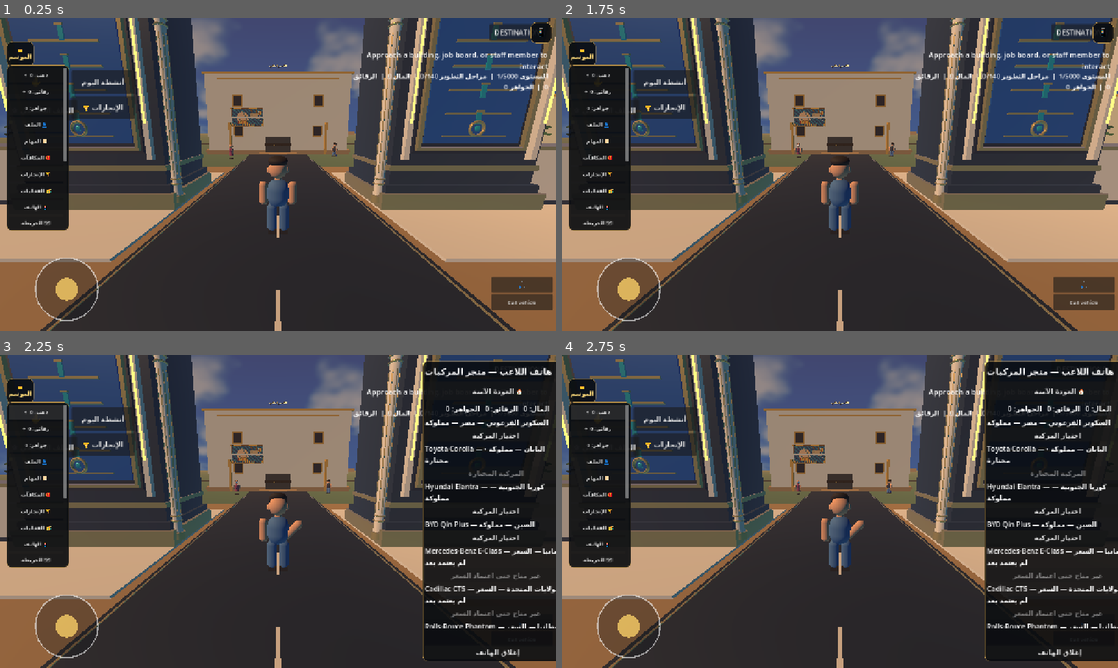
Above: before the commit, frames 1-4 (two rows, left to right).
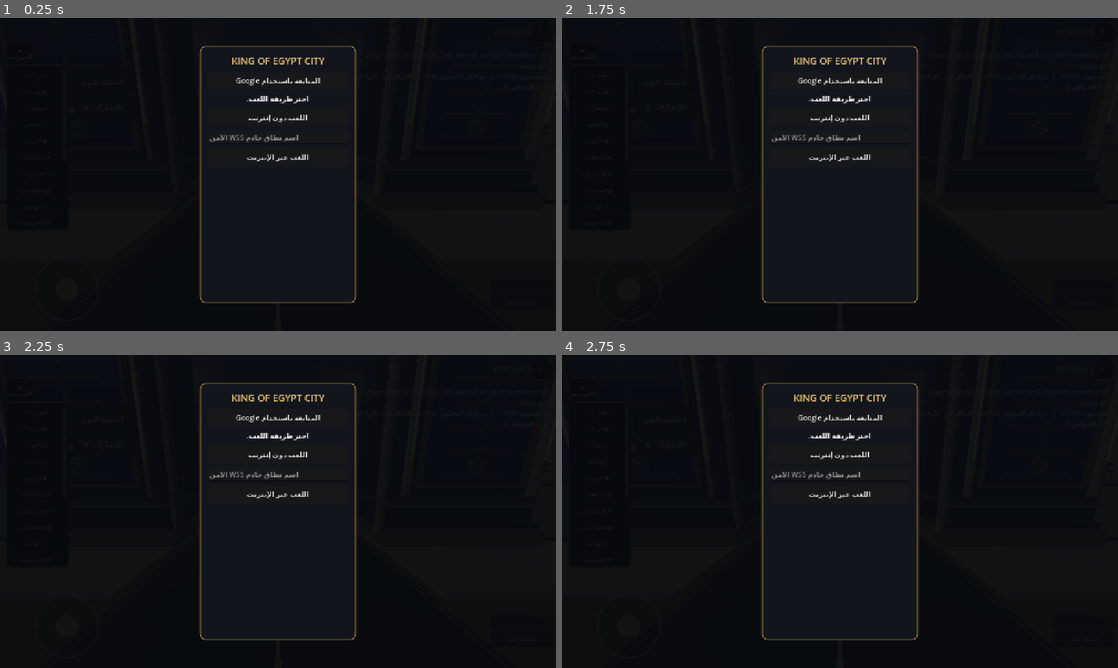
Above: after the commit, the same moments.

Repository: gamalalaraby1988-dotcom/King-Egypt-
Game: Godot game, scene res://scenes/main.tscn
The game is run twice, just before and just after one commit, with the same random seed, the same clock (stepped at 60 frames per second) and the same inputs.
Inputs (mouse positions are in pixels of both pictures, inside the frame that each line leads up to):
- Up to frame 1 (0.25 s): no input
- Up to frame 2 (1.75 s): click "👑 الموسم" at 0.5 s; click (923, 71) at 1.25 s, where only the run before the commit has a clickable "✕"
- Up to frame 3 (2.25 s): click "ذهب: 0 +" at 2 s
- Up to frame 4 (2.75 s): no input

The runs differ from the first frame. In frame 1, 92% of the frame differs, in the area x 0-100%, y 0-100%; in frame 2, 92%; in frame 3, 73%; in frame 4, 73%.
Error before the commit: Parse Error: Too many arguments for "get_setting_with_override()" call. Expected at most 1 but received 2. (res://scripts/player_account_auth_client.gd:185)

Commit message:
Fix Godot ProjectSettings override API usage

Diff:
--- a/scripts/player_account_auth_client.gd
+++ b/scripts/player_account_auth_client.gd
@@ -182,13 +182,13 @@
 	_pending_code_verifier = ""
 
 func _redirect_uri() -> String:
-	return str(ProjectSettings.get_setting_with_override(REDIRECT_URI_SETTING, "")).strip_edges()
+	return str(ProjectSettings.get_setting_with_override(REDIRECT_URI_SETTING)).strip_edges()
 
 func _api_base_url() -> String:
-	return str(ProjectSettings.get_setting_with_override(API_BASE_SETTING, "")).strip_edges().trim_suffix("/")
+	return str(ProjectSettings.get_setting_with_override(API_BASE_SETTING)).strip_edges().trim_suffix("/")
 
 func _publishable_key() -> String:
-	return str(ProjectSettings.get_setting_with_override(PUBLISHABLE_KEY_SETTING, "")).strip_edges()
+	return str(ProjectSettings.get_setting_with_override(PUBLISHABLE_KEY_SETTING)).strip_edges()
 
 func _valid_email(value: String) -> bool:
 	var at_pos := value.find("@")
